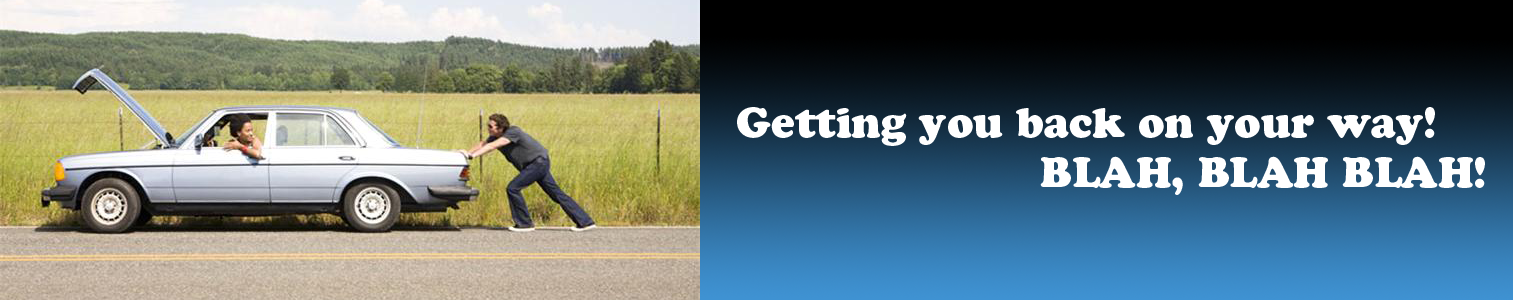
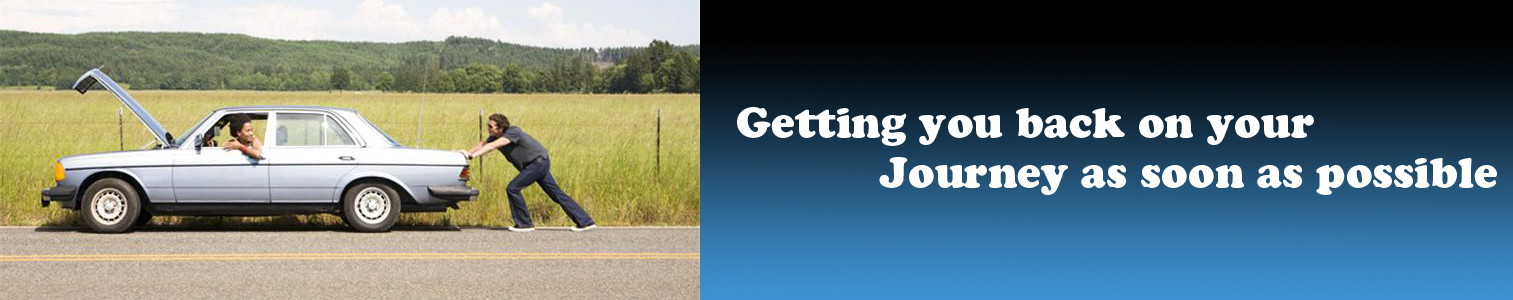
Revision of a layered 1513x300 image; what changed, layer by layer:
renamed "Getting you back on your way! BLAH, BLA" to "Getting you back on your Journey as soon as possible", painted on it over bbox(879, 107, 1497, 195)
